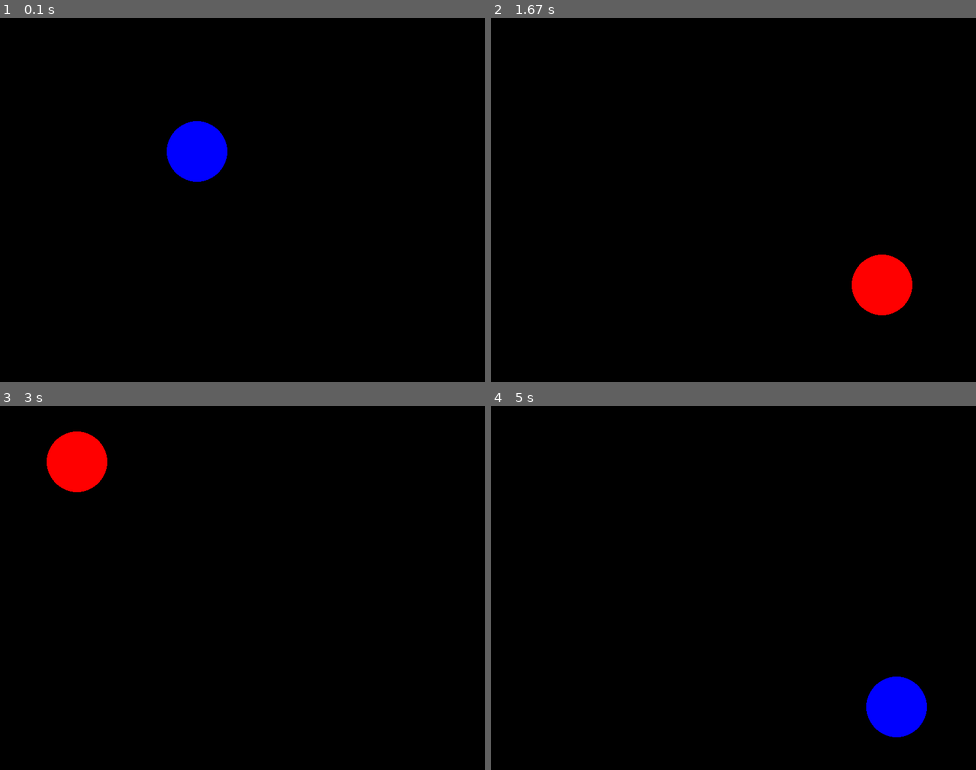
Above: before the commit, frames 1-4 (two rows, left to right).
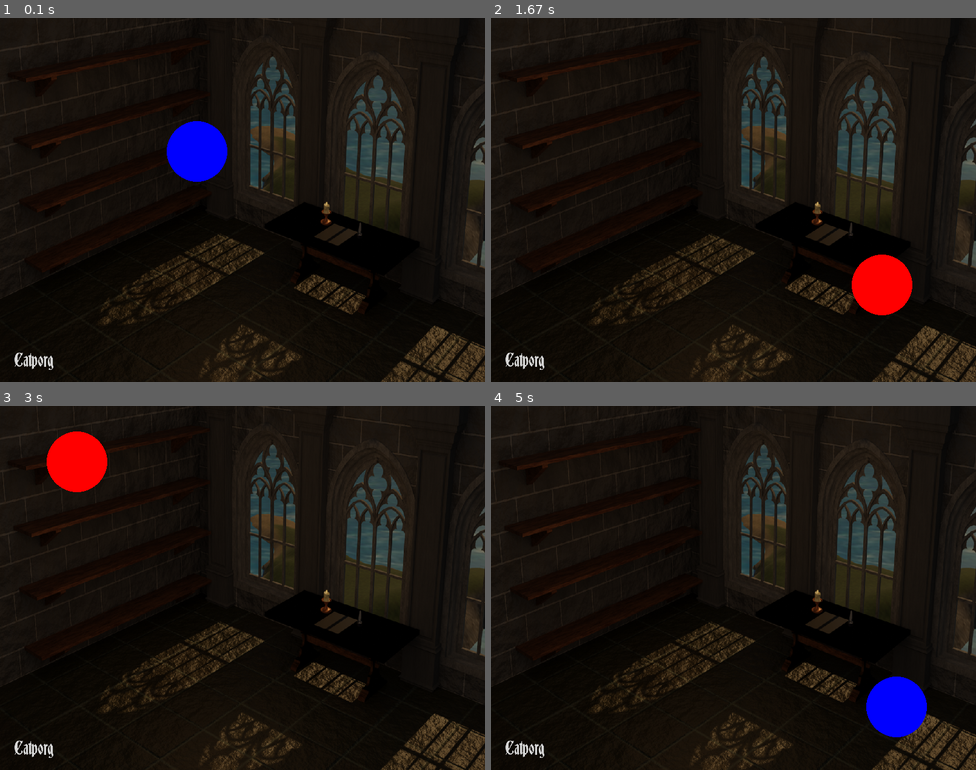
Above: after the commit, the same moments.

Repository: seppevangompel2/pygame
Game: pygame game, started from rondgaande bal.py
Same seed, same stepped clock (60 frames per second), same inputs: the game is played once before the commit and once after it.
Inputs:
- Up to frame 1 (0.1 s): no input
- Up to frame 2 (1.67 s): hold Up 0.33-0.8 s; hold Down 0.83-1.13 s; hold Up 1.17-1.53 s; hold Down from 1.57 s (still down)
- Up to frame 3 (3 s): release Down at 1.93 s; hold Up 1.97-2.27 s; hold Down 2.3-2.6 s; hold Up from 2.63 s (still down)
- Up to frame 4 (5 s): release Up at 3 s; hold Down 3.03-3.4 s; hold Up 3.43-3.73 s; hold Down 3.77-4.07 s; hold Up 4.1-4.47 s; hold Down 4.5-4.87 s; hold Up from 4.9 s (still down)

The runs differ from the first frame. In frame 1, 34% of the frame differs, in the area x 0-100%, y 0-100%; in frame 2, 34%; in frame 3, 34%; in frame 4, 34%.

Commit message:
afbeelding

Diff:
--- a/rondgaande bal.py
+++ b/rondgaande bal.py
@@ -5,6 +5,10 @@
 
 win = pygame.display.set_mode((800, 600))
 clock = pygame.time.Clock()
+
+
+background = pygame.image.load("wallpaper.png")
+background = pygame.transform.scale(background, (800, 600))
 
 x = 300
 y = 200
@@ -29,6 +33,7 @@
                 speed_x -= 1
                 speed_y -= 1
 
+
     x += speed_x
     y += speed_y
 
@@ -39,14 +44,15 @@
 
 
     speed = abs(speed_x) + abs(speed_y)
-
-
     if speed > 10:
         color = (255, 0, 0)
     else:
         color = (0, 0, 255)
 
-    win.fill((0, 0, 0))
+
+    win.blit(background, (0, 0))
+
+
     pygame.draw.circle(win, color, (x, y), radius)
 
     pygame.display.flip()
Binary file added: wallpaper.png
